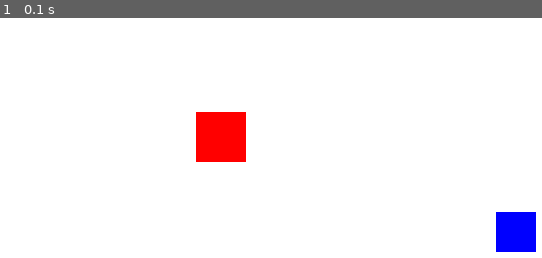
Above: before the commit, frame 1.
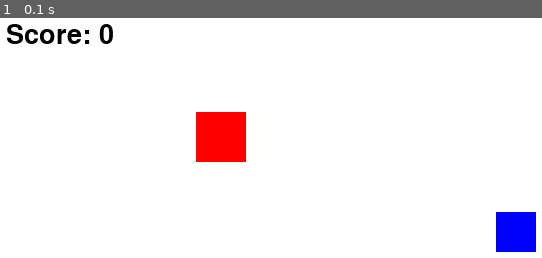
Above: after the commit, the same moment.

Repository: hee1-codeium/pygame-class
Game: pygame game, started from score_sys/score_system_2.py
The game is run twice, just before and just after one commit, with the same random seed, the same clock (stepped at 60 frames per second) and the same inputs.
Inputs:
- Up to frame 1 (0.1 s): no input

The runs differ from the first frame. In frame 1, 0.7% of the frame differs, in the area x 1-21%, y 2-11%.

Commit message:
점수 시스템 실습파일 2번 : 누락코드 수정

Diff:
--- a/score_sys/score_system_2.py
+++ b/score_sys/score_system_2.py
@@ -34,6 +34,7 @@
     # -------------------------------------------------------------
     # font.render(텍스트내용, 부드럽게하기여부, 검은색RGB)
     score_surface = game_font.render(f"Score: {score}", True, (0, 0, 0))
+    screen.blit(score_surface, (10, 10))
 
     for event in pygame.event.get():
         if event.type == pygame.QUIT: running = False
